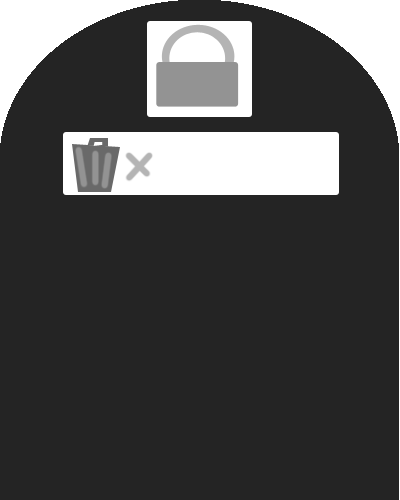
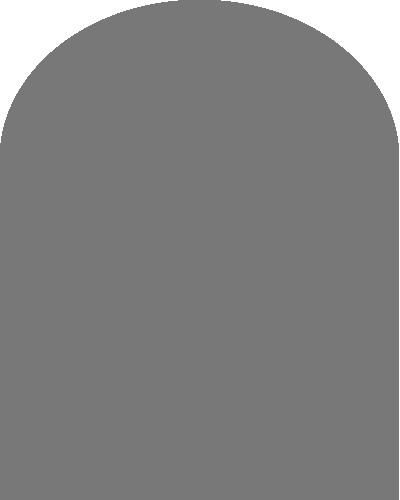
Two versions of the same layered image (400px x 500px). Layer-by-layer changes:
hid "Layer 1" over [124, 151, 154, 182]
hid group "Group 1" (3 layers) over [156, 24, 239, 107]
hid "Layer 2" over [72, 138, 120, 192]
hid "Shape 4" over [147, 21, 252, 117]
hid "Shape 3" over [63, 132, 339, 195]
painted on "Shape 2" over [0, 0, 399, 500]
